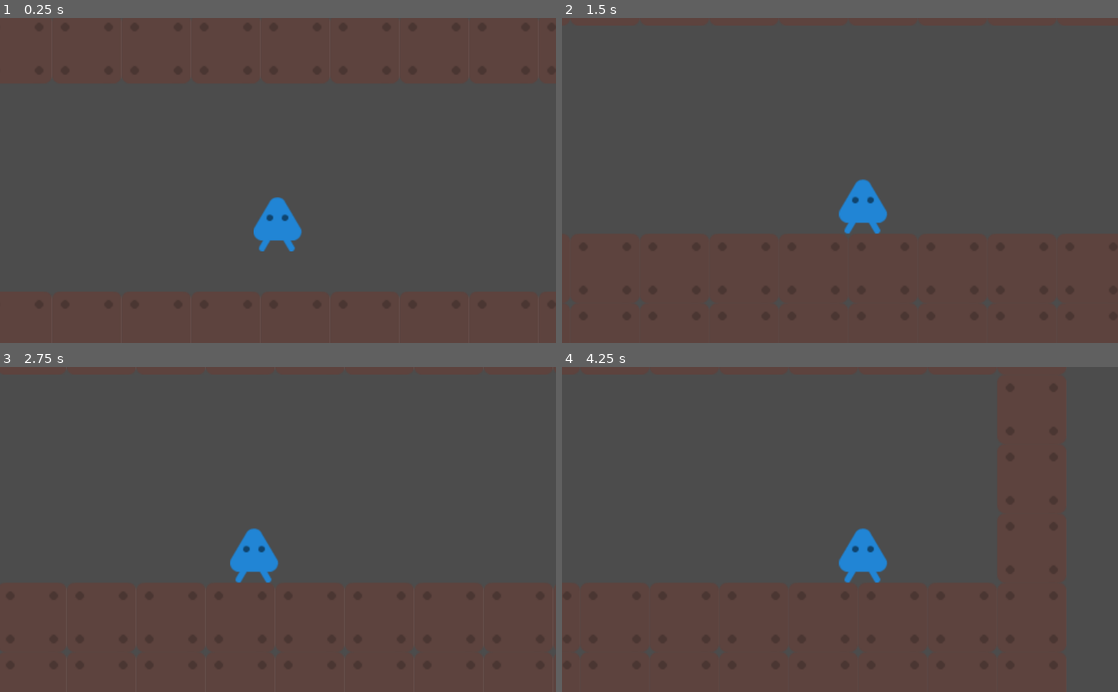
Above: before the commit, frames 1-4 (two rows, left to right).
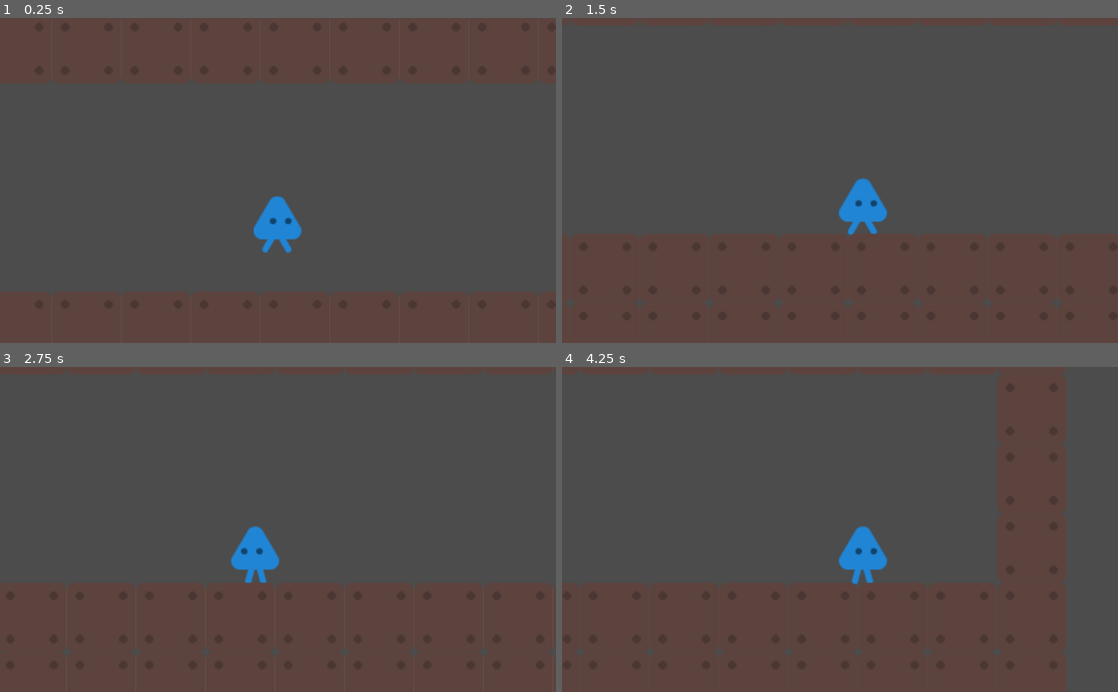
Above: after the commit, the same moments.

Repository: OfficialThomas/CMPM-171-GROUP-20
Game: Godot game, scene res://Basic.tscn
Two runs of this game, one before a commit and one after it. Both use one fixed random seed, a clock stepped at 60 frames per second and the inputs below.
Inputs:
- Up to frame 1 (0.25 s): no input
- Up to frame 2 (1.5 s): hold W (up) 0.53-1.28 s; hold D (right) from 0.53 s (still down); tap W (up) at 1.35 s
- Up to frame 3 (2.75 s): tap W (up) at 1.52, 1.82 s; release D (right) at 2.03 s; hold A (left) from 2.03 s (still down); hold W (up) from 2.03 s (still down)
- Up to frame 4 (4.25 s): release A (left) at 2.78 s; release W (up) at 2.78 s; hold D (right) from 2.78 s (still down); tap W (up) at 2.85, 3.02, 3.32 s; hold W (up) from 3.53 s (still down)

The runs differ from the first frame. In frame 1, 0.3% of the frame differs, in the area x 45-55%, y 54-73%; in frame 2, 0.3%; in frame 3, 0.4%; in frame 4, 0.4%, in the area x 49-59%, y 48-68%.

Commit message:
added player animation

Diff:
--- a/Narrative Game CMPM 171/Basic.tscn
+++ b/Narrative Game CMPM 171/Basic.tscn
@@ -1,8 +1,18 @@
-[gd_scene load_steps=9 format=2]
+[gd_scene load_steps=12 format=2]
 
 [ext_resource path="res://scripts/PlayerController.gd" type="Script" id=1]
-[ext_resource path="res://demo-assets/PNG/Players/Player Blue/playerBlue_up2.png" type="Texture" id=2]
+[ext_resource path="res://demo-assets/PNG/Players/Player Blue/playerBlue_walk3.png" type="Texture" id=2]
 [ext_resource path="res://demo-assets/Tilesheet/tilesheet_complete.png" type="Texture" id=3]
+[ext_resource path="res://demo-assets/PNG/Players/Player Blue/playerBlue_walk1.png" type="Texture" id=4]
+[ext_resource path="res://demo-assets/PNG/Players/Player Blue/playerBlue_walk2.png" type="Texture" id=5]
+
+[sub_resource type="SpriteFrames" id=7]
+animations = [ {
+"frames": [ ExtResource( 2 ), ExtResource( 5 ), ExtResource( 4 ), ExtResource( 5 ), ExtResource( 2 ) ],
+"loop": true,
+"name": "walk",
+"speed": 10.0
+} ]
 
 [sub_resource type="CapsuleShape2D" id=6]
 radius = 17.0
@@ -88,8 +98,9 @@
 position = Vector2( 400, 400 )
 script = ExtResource( 1 )
 
-[node name="Sprite" type="Sprite" parent="Player"]
-texture = ExtResource( 2 )
+[node name="AnimatedSprite" type="AnimatedSprite" parent="Player"]
+frames = SubResource( 7 )
+animation = "walk"
 
 [node name="CollisionShape2D" type="CollisionShape2D" parent="Player"]
 shape = SubResource( 6 )
--- a/Narrative Game CMPM 171/scripts/PlayerController.gd
+++ b/Narrative Game CMPM 171/scripts/PlayerController.gd
@@ -4,6 +4,8 @@
 Works Cited:
 https://docs.godotengine.org/en/stable/tutorials/2d/2d_movement.html
 chrome-extension://efaidnbmnnnibpcajpcglclefindmkaj/https://staffwww.fullcoll.edu/dcraig/gameprog/godot%20lecture%202.pdf
+https://godotengine.org/qa/72089/how-do-i-play-animation-using-gdscript
+https://godotengine.org/qa/3953/want-flip-character-the-horizontal-axis-but-whats-the-best-way
 """
 
 const GRAVITY = 10
@@ -16,8 +18,14 @@
 	velocity = Vector2()
 	if Input.is_action_pressed("right"):
 		velocity.x += 1
-	if Input.is_action_pressed("left"):
+		$AnimatedSprite.set_flip_h(false)
+		$AnimatedSprite.play("walk")
+	elif Input.is_action_pressed("left"):
 		velocity.x -= 1
+		$AnimatedSprite.set_flip_h(true)
+		$AnimatedSprite.play("walk")
+	else:
+		$AnimatedSprite.stop()
 	"""
 	Kept this just for completedness of input tests
 	if Input.is_action_pressed("down"):
